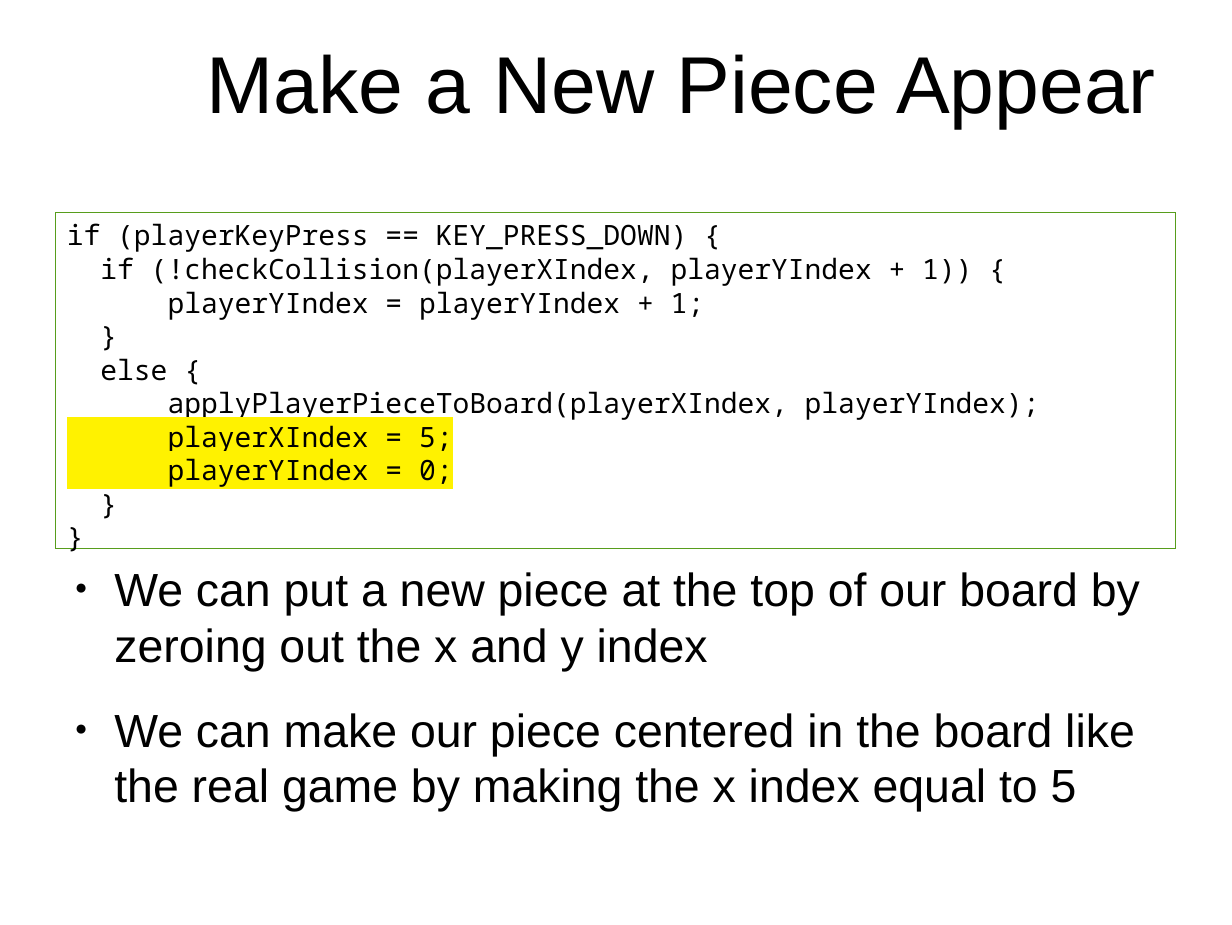
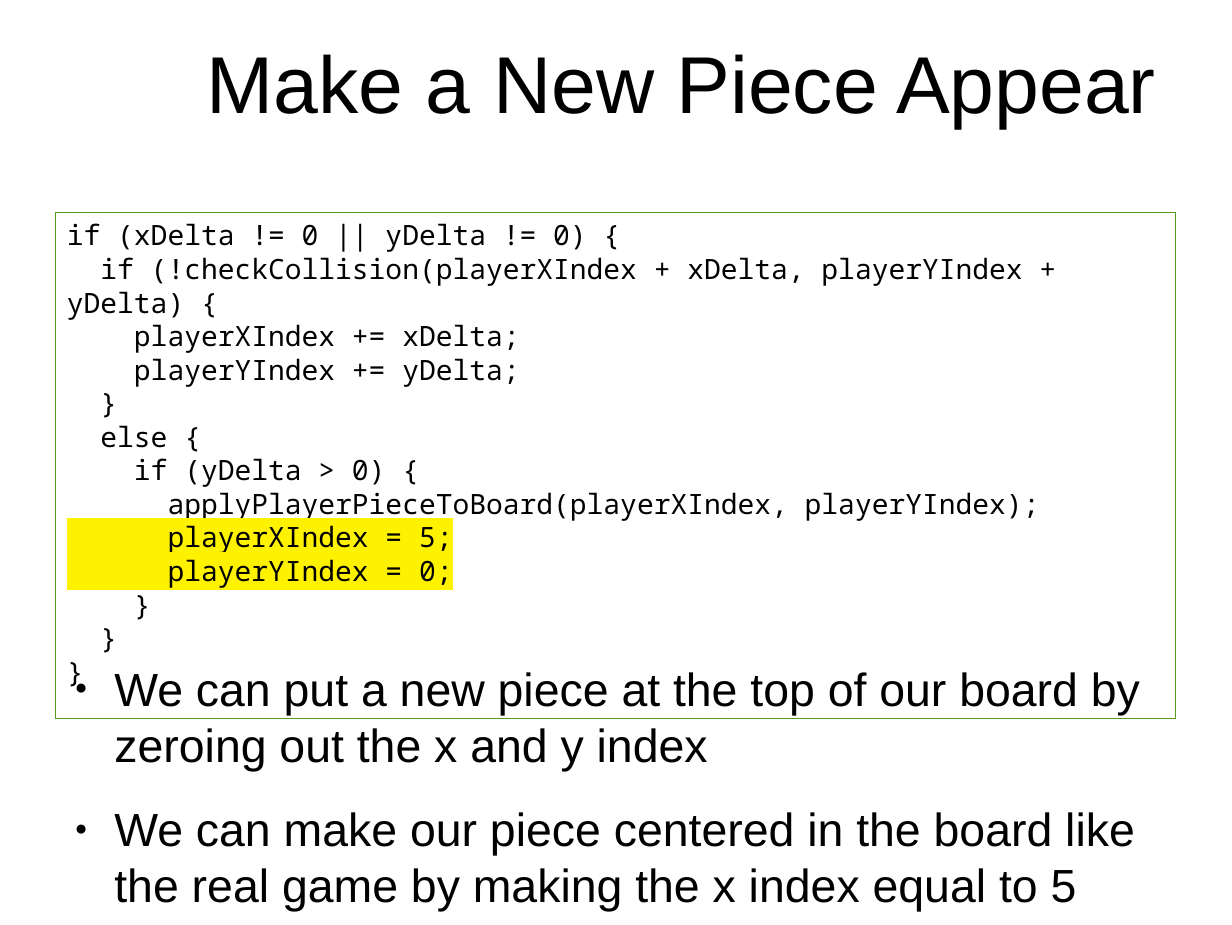
Before and after one commit to originalgrego/Webtris, a slide deck: slide 28 of Webtris - Explorathon 2019.odp (slide 26 before the commit). Drawn at 1232x925 pixels with LibreOffice and Linux fonts; fonts in the diff are those of the drawing; background and template pictures are left out. Boxes give left, top, right and bottom in pixels: in the first picture for what was removed or moved away, otherwise in the second. Text is boxed around its words. In the diff, an @@ line names an element or a change of style, - is before the commit and + after.

```diff
--- a/Webtris - Explorathon 2019.odp
+++ b/Webtris - Explorathon 2019.odp
@@ text in rectangle at (56, 212, 1176, 718): paragraph added @@
+}
@@ rectangle "if (xDelta != 0 || ...": place and size @@
-rectangle "if (xDelta != 0 || ..." at (56, 212, 1176, 548)
+rectangle "if (xDelta != 0 || ..." at (56, 212, 1176, 718)
@@ text in rectangle at (67, 223, 1022, 387): text changed @@
-if (playerKeyPress == KEY_PRESS_DOWN) {
-if (!checkCollision(playerXIndex, playerYIndex + 1)) {
-playerYIndex = playerYIndex + 1;
+if (xDelta != 0 || yDelta != 0) {
+if (!checkCollision(playerXIndex + xDelta, playerYIndex + yDelta) {
+playerXIndex += xDelta;
+playerYIndex += yDelta;
@@ text in rectangle at (134, 458, 386, 487): paragraph added @@
+if (yDelta > 0) {
@@ text "We can put a new ...": place and size @@
-text "We can put a new ..." at (114, 572, 1140, 812)
+text "We can put a new ..." at (114, 672, 1140, 912)
```
Also in this commit, not shown: 12 other slides changed, 4 slides added, 2 slides removed.
